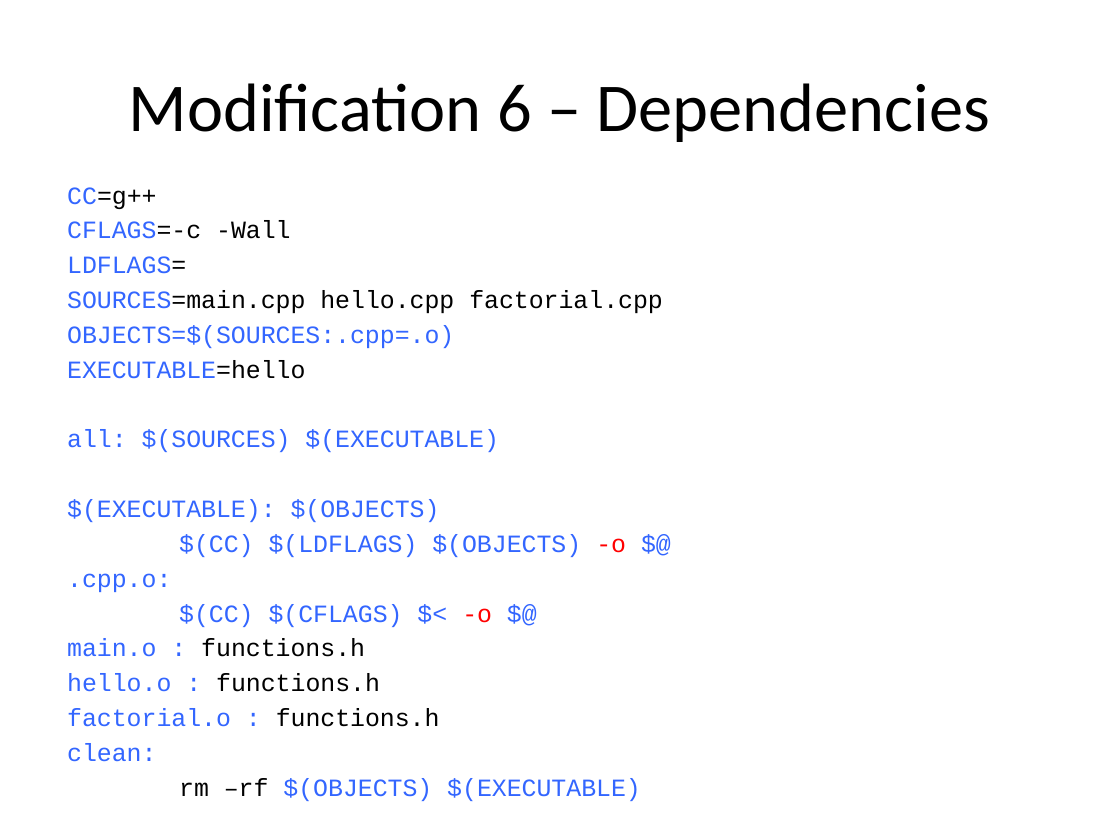
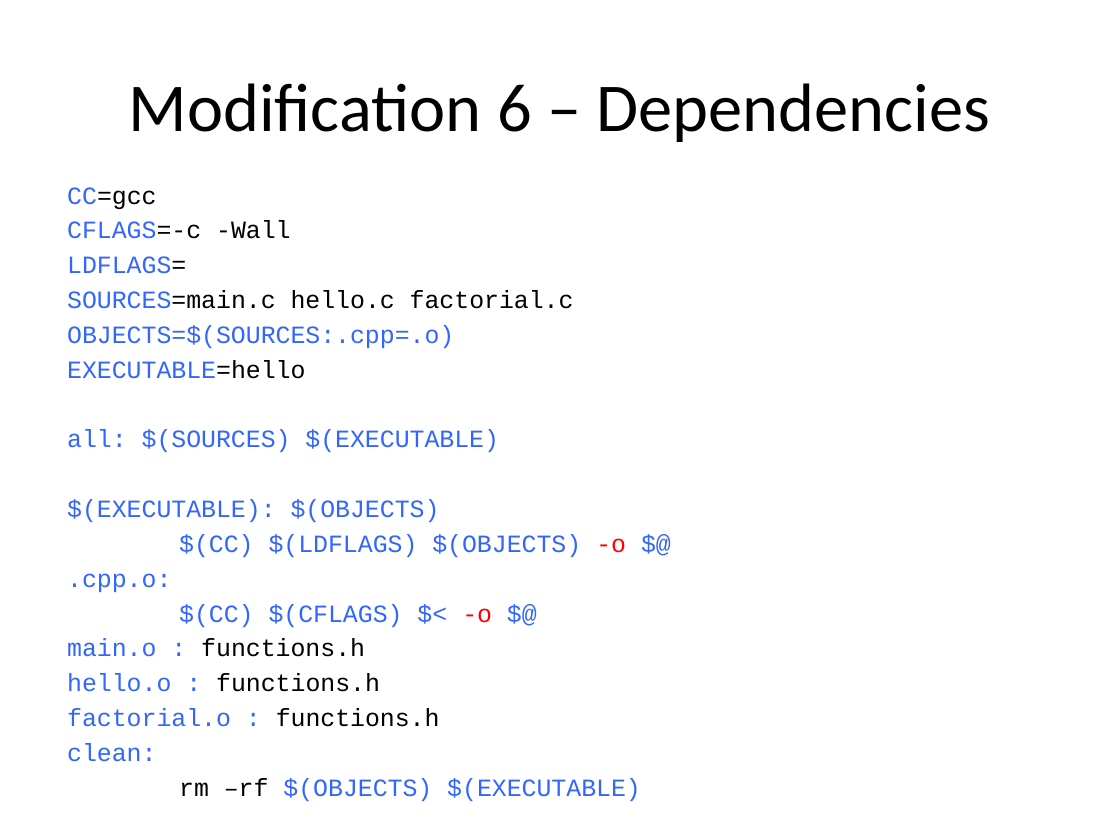
Before and after one commit to brash99/Cpsc256, a slide deck: slide 17 of Makefile_tutorial/Makefile_tutorial.pptx. Drawn at 1120x840 pixels with LibreOffice and Linux fonts; fonts in the diff are those of the drawing. Boxes give left, top, right and bottom in pixels: in the first picture for what was removed or moved away, otherwise in the second. Text is boxed around its words. In the diff, an @@ line names an element or a change of style, - is before the commit and + after.

```diff
--- a/Makefile_tutorial/Makefile_tutorial.pptx
+++ b/Makefile_tutorial/Makefile_tutorial.pptx
@@ text at <box>67,187,156,209</box>: text changed @@
-CC=g++
+CC=gcc
@@ text at <box>67,290,574,309</box>: text changed @@
-SOURCES=main.cpp hello.cpp factorial.cpp
+SOURCES=main.c hello.c factorial.c
```
Also in this commit, not shown: 16 other slides changed.
